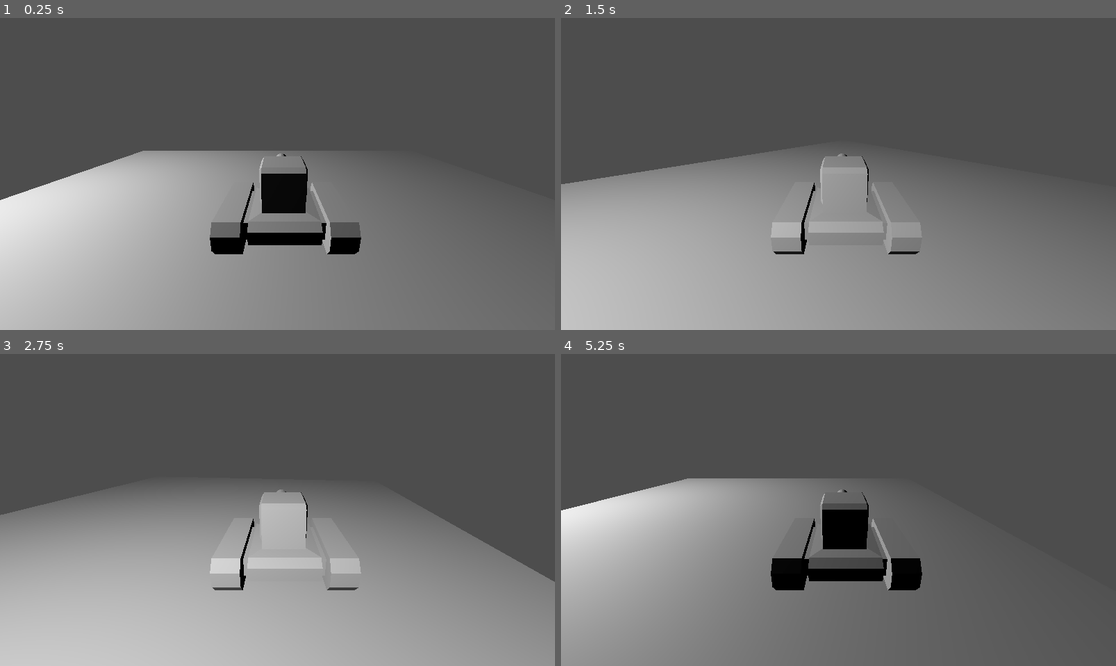
Above: before the commit, frames 1-4 (two rows, left to right).
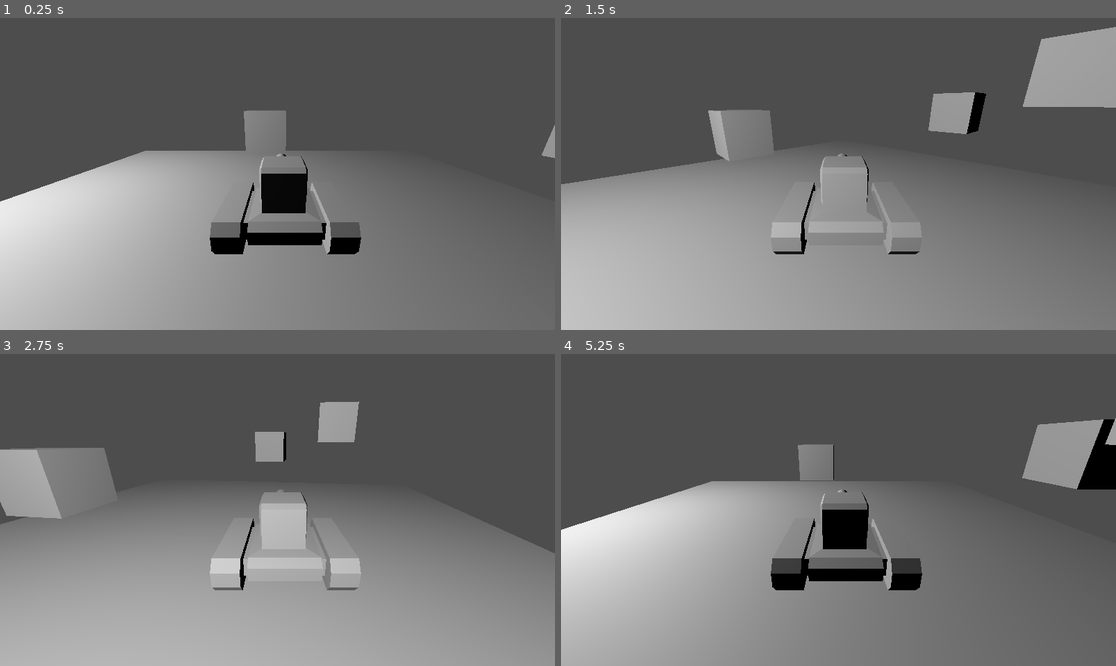
Above: after the commit, the same moments.

Repository: HelmetBugg/BioTankRebuilt
Game: Godot game, scene res://scene_directory/test_level.tscn
The game is run twice, just before and just after one commit, with the same random seed, the same clock (stepped at 60 frames per second) and the same inputs.
Inputs:
- Up to frame 1 (0.25 s): no input
- Up to frame 2 (1.5 s): hold D (Right) 0.53-1.28 s; hold S (Back) from 1.28 s (still down)
- Up to frame 3 (2.75 s): release S (Back) at 2.03 s; hold D (Right) from 2.03 s (still down)
- Up to frame 4 (5.25 s): release D (Right) at 2.78 s; hold W (Forward) 2.78-3.53 s; hold A (Left) 3.53-5.03 s; hold S (Back) from 5.03 s (still down)

The runs differ from the first frame. In frame 1, 1.2% of the frame differs, in the area x 0-100%, y 29-59%; in frame 2, 6.3%; in frame 3, 6.5%; in frame 4, 22%, in the area x 0-100%, y 20-100%.

Commit message:
added enemy scene

Diff:
--- /dev/null
+++ b/Node3D.gd
@@ -0,0 +1,11 @@
+extends Node3D
+
+
+# Called when the node enters the scene tree for the first time.
+func _ready():
+	pass # Replace with function body.
+
+
+# Called every frame. 'delta' is the elapsed time since the previous frame.
+func _process(delta):
+	pass
--- /dev/null
+++ b/scene_directory/enemy.tscn
@@ -0,0 +1,16 @@
+[gd_scene load_steps=4 format=3 uid="uid://ctq86ew83pxo0"]
+
+[ext_resource type="Script" path="res://Node3D.gd" id="1_e2h8i"]
+
+[sub_resource type="BoxShape3D" id="BoxShape3D_25jxr"]
+
+[sub_resource type="BoxMesh" id="BoxMesh_gaywv"]
+
+[node name="enemy" type="CharacterBody3D"]
+script = ExtResource("1_e2h8i")
+
+[node name="CollisionShape3D" type="CollisionShape3D" parent="."]
+shape = SubResource("BoxShape3D_25jxr")
+
+[node name="MeshInstance3D" type="MeshInstance3D" parent="."]
+mesh = SubResource("BoxMesh_gaywv")
--- a/scene_directory/player.gd
+++ b/scene_directory/player.gd
@@ -7,14 +7,13 @@
 var gravity = ProjectSettings.get_setting("physics/3d/default_gravity")
 
 func _physics_process(delta):
-	# Add the gravity.
+	handle_input(delta)
 	if not is_on_floor():
 		velocity.y -= gravity * delta
-	handle_input(delta)
 	move_and_slide()
 
 func handle_input(delta):
-	velocity -= Vector3(0, 0, 0)
+	velocity = Vector3(0, 0, 0)
 	if Input.is_action_pressed("Forward"):
 		velocity = -transform.basis.z * MOVEMENT_SPEED
 	elif Input.is_action_pressed("Back"):
--- a/scene_directory/test_level.tscn
+++ b/scene_directory/test_level.tscn
@@ -1,6 +1,7 @@
-[gd_scene load_steps=4 format=3 uid="uid://b0bypp7blurnc"]
+[gd_scene load_steps=5 format=3 uid="uid://b0bypp7blurnc"]
 
 [ext_resource type="PackedScene" uid="uid://u7qm6ao1iwgy" path="res://scene_directory/player.tscn" id="1_rwxxy"]
+[ext_resource type="PackedScene" uid="uid://ctq86ew83pxo0" path="res://scene_directory/enemy.tscn" id="2_ui3k1"]
 
 [sub_resource type="BoxMesh" id="BoxMesh_orsro"]
 
@@ -22,3 +23,12 @@
 
 [node name="Player" parent="." instance=ExtResource("1_rwxxy")]
 transform = Transform3D(0.05, 0, 0, 0, 0.05, 0, 0, 0, 0.05, 0, 0.0689556, 0)
+
+[node name="enemy" parent="." instance=ExtResource("2_ui3k1")]
+transform = Transform3D(0.1, 0, 0, 0, 0.1, 0, 0, 0, 0.1, 0.339217, 0.220814, 0.202553)
+
+[node name="enemy2" parent="." instance=ExtResource("2_ui3k1")]
+transform = Transform3D(0.1, 0, 0, 0, 0.1, 0, 0, 0, 0.1, 0.45781, 0.152528, -0.00494435)
+
+[node name="enemy3" parent="." instance=ExtResource("2_ui3k1")]
+transform = Transform3D(0.1, 0, 0, 0, 0.1, 0, 0, 0, 0.1, -0.029282, 0.112019, -0.298376)
